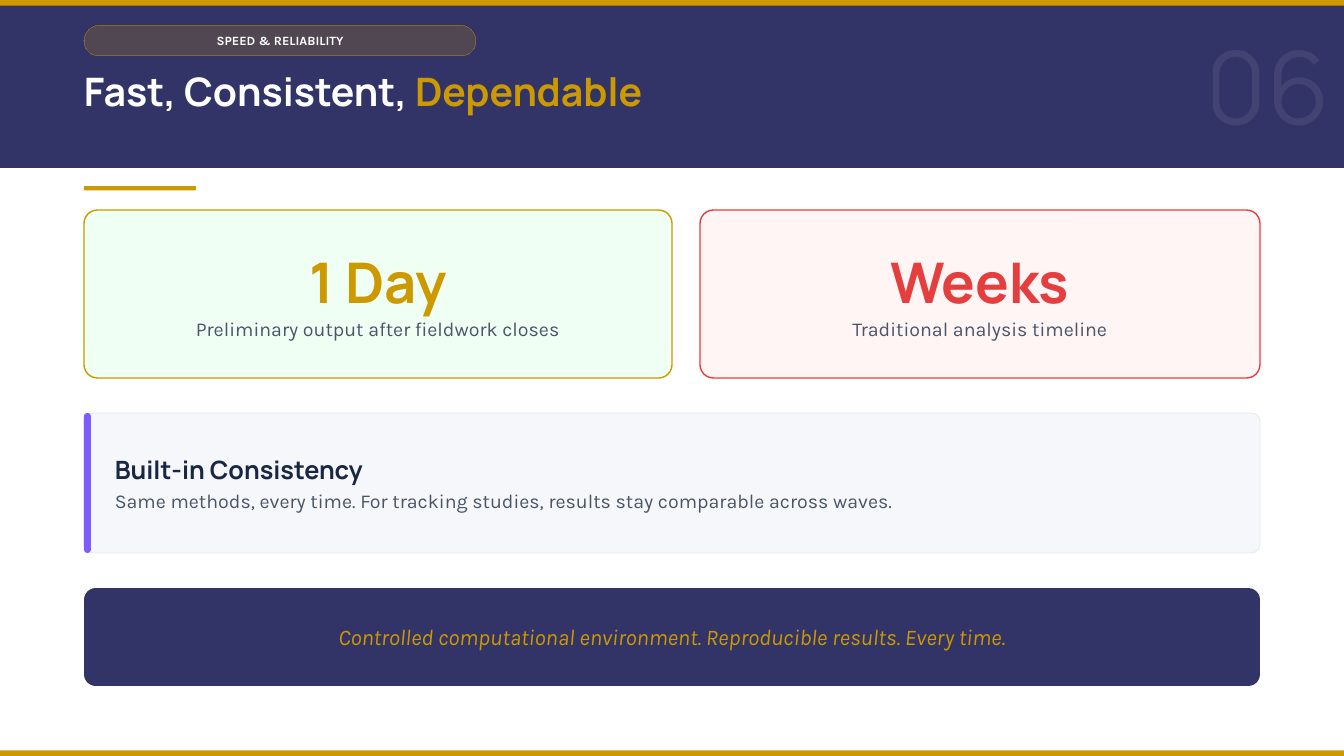
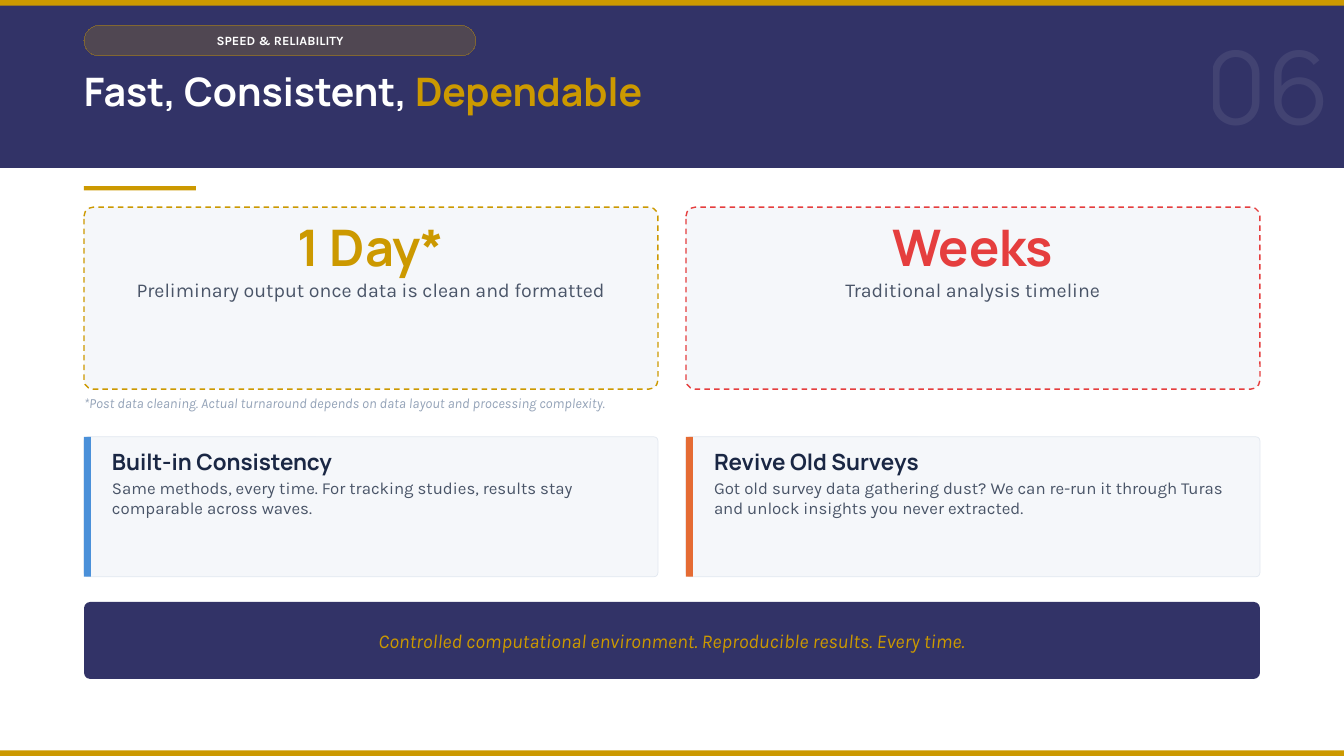
Before and after one commit to DuncanRBrett/Turas, a slide deck: slide 7 of docs/marketing/Introducing Turas v4.pptx. Drawn at 1344x756 pixels with LibreOffice and Linux fonts; fonts in the diff are those of the drawing. Boxes give left, top, right and bottom in pixels: in the first picture for what was removed or moved away, otherwise in the second. Text is boxed around its words. In the diff, an @@ line names an element or a change of style, - is before the commit and + after.

```diff
--- a/docs/marketing/Introducing Turas v4.pptx
+++ b/docs/marketing/Introducing Turas v4.pptx
@@ rounded rectangle "1 Day*": place and size @@
-rounded rectangle "1 Day*" at bbox=[84, 210, 671, 378]
+rounded rectangle "1 Day*" at bbox=[84, 208, 657, 390]
@@ rounded rectangle "1 Day*" at bbox=[84, 208, 657, 390]: vertical alignment middle to top; fill #F0FFF4 to #F5F7FA; outline #CC9900 1 pt to #CC9900 1 pt dashed; proportions changed @@
@@ rounded rectangle "Weeks": place and size @@
-rounded rectangle "Weeks" at bbox=[700, 210, 1260, 378]
+rounded rectangle "Weeks" at bbox=[687, 208, 1260, 390]
@@ rounded rectangle "Weeks" at bbox=[687, 208, 1260, 390]: vertical alignment middle to top; fill #FFF5F5 to #F5F7FA; outline #E53E3E 1 pt to #E53E3E 1 pt dashed; proportions changed @@
@@ text in rounded rectangle at bbox=[137, 229, 604, 302]: text changed @@
-1 Day
-Preliminary output after fieldwork closes
+1 Day*
+Preliminary output once data is clean and formatted
@@ text in rounded rectangle at bbox=[893, 229, 1054, 267]: size 40 to 36 pt in "Weeks"; less space between paragraphs @@
@@ rounded rectangle removed at bbox=[84, 413, 91, 554] @@
@@ text added at bbox=[84, 398, 605, 412], 10 pt, text #94A3B8, italic @@
+*Post data cleaning. Actual turnaround depends on data layout and processing complexity.
@@ rounded rectangle: place and size @@
-rounded rectangle at bbox=[84, 413, 1260, 554]
+rounded rectangle at bbox=[84, 437, 657, 577]
@@ rounded rectangle at bbox=[84, 437, 657, 577]: proportions changed @@
@@ rectangle added at bbox=[84, 437, 91, 577], fill #4A90D9 @@
@@ text "Built-in Consistency": place and size @@
-text "Built-in Consistency" at bbox=[115, 460, 892, 513]
+text "Built-in Consistency" at bbox=[112, 453, 572, 518]
@@ text "Built-in Consistency" at bbox=[112, 453, 572, 518]: size 18 to 16 pt in "Built-in Consistency"; size 14 to 12 pt in "Same methods, every time. For tracking studies, ..."; less space between paragraphs; vertical alignment middle to top @@
@@ rounded rectangle added at bbox=[687, 437, 1260, 577], fill #F5F7FA, outline #E2E8F0 0.5 pt @@
@@ rectangle added at bbox=[687, 437, 694, 577], fill #E56B33 @@
@@ text added at bbox=[714, 453, 1223, 518], 12 pt, text #4A5568 @@
+Revive Old Surveys
+Got old survey data gathering dust? We can re-run it through Turas and unlock insights you never extracted.
@@ rounded rectangle "Controlled computational environment. Reproducible results. ...": place and size @@
-rounded rectangle "Controlled computational environment. Reproducible results. ..." at bbox=[84, 588, 1260, 686]
+rounded rectangle "Controlled computational environment. Reproducible results. ..." at bbox=[84, 602, 1260, 679]
@@ rounded rectangle "Controlled computational environment. Reproducible results. ..." at bbox=[84, 602, 1260, 679]: size 16 to 14 pt; proportions changed @@
```
Also in this commit, not shown: 5 other slides changed, 1 slide added, 1 slide removed, 5 other files.
